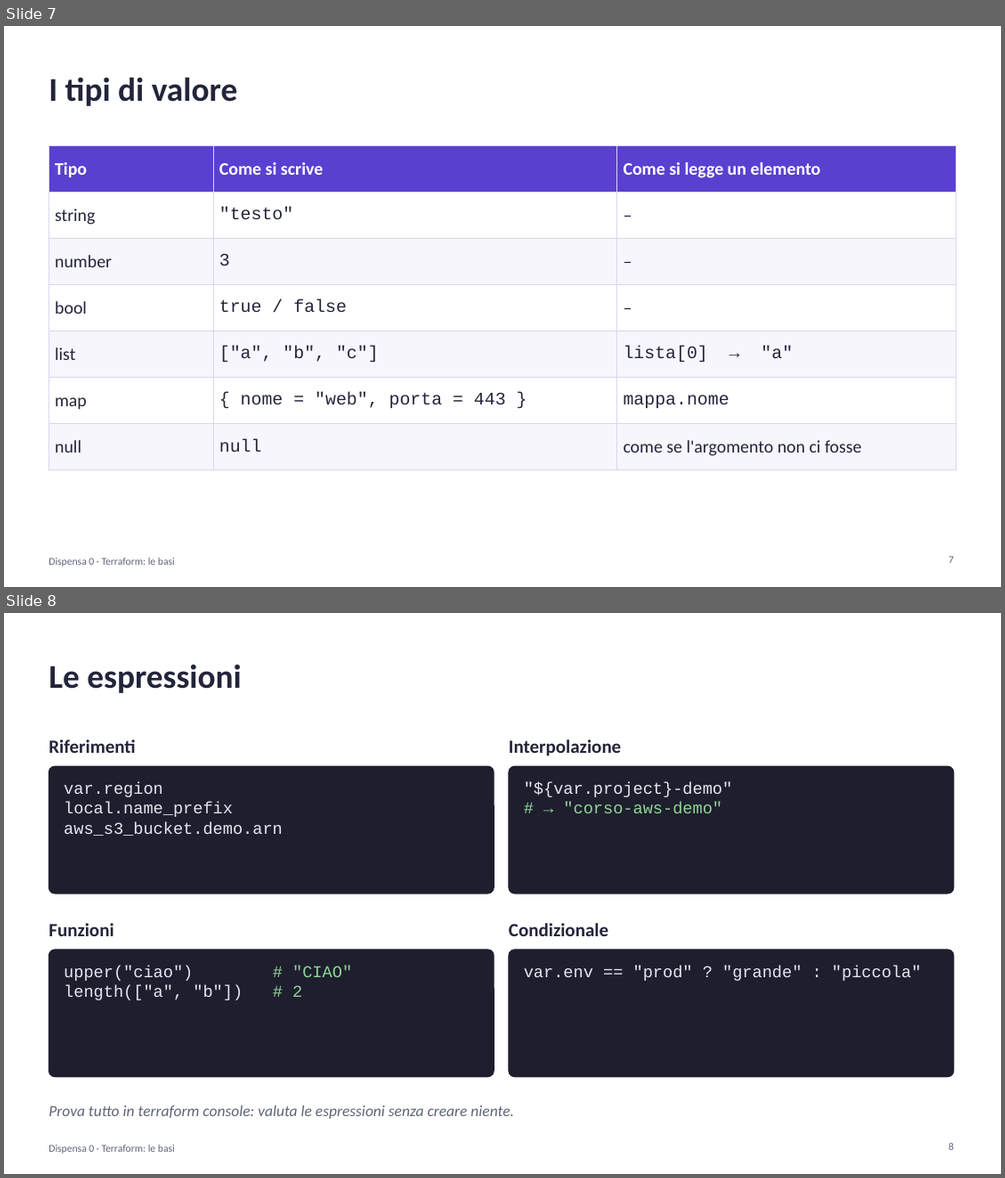
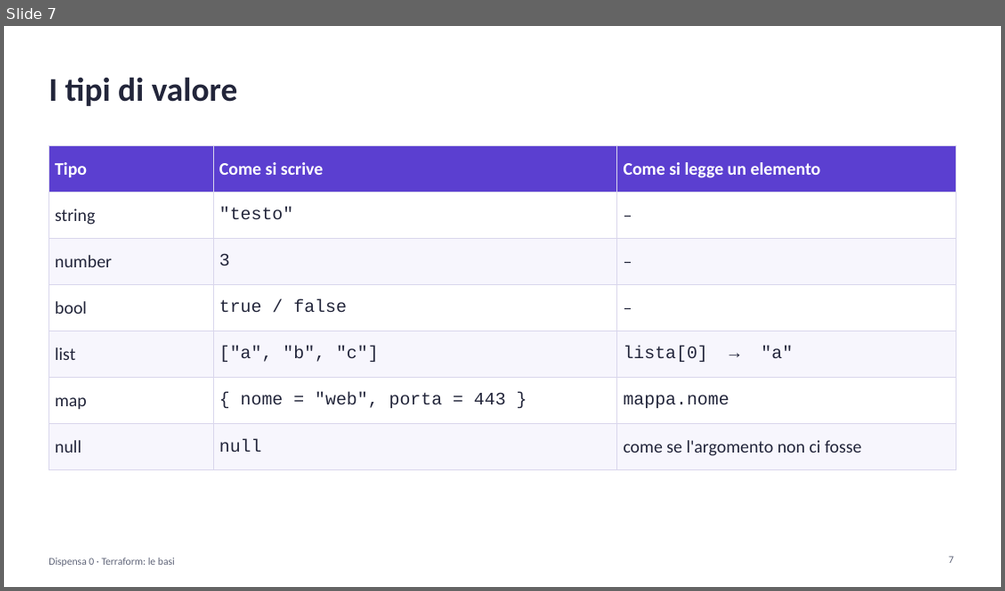
Before and after one commit to cereZ23/aws, a slide deck: slide/slide-0-terraform.pptx. Shown one above the other, each under a label of ours: slides 7 and 8 before the commit, slide 7 after it. The pictures are 1005x1178 and 1005x591 pixels, drawn with LibreOffice and Linux fonts; fonts in the diff are those of the drawing. Boxes give left, top, right and bottom in pixels: in the first picture for what was removed or moved away, otherwise in the second. Text is boxed around its words. In the diff, an @@ line names an element or a change of style, - is before the commit and + after.

Commit message:
Slide: espressioni spiegate una per una

```diff
--- a/slide/slide-0-terraform.pptx
+++ b/slide/slide-0-terraform.pptx
@@ slide 8 removed at box(4, 613, 1001, 1174), background #FFFFFF @@
@@ text removed at box(48, 665, 242, 693) @@
-Le espressioni
@@ text removed at box(48, 739, 135, 753) @@
-Riferimenti
@@ text removed at box(509, 739, 621, 756) @@
-Interpolazione
@@ rounded rectangle removed at box(48, 766, 494, 893) @@
@@ rounded rectangle removed at box(509, 766, 954, 893) @@
@@ text removed at box(64, 782, 283, 835) @@
-var.region
-local.name_prefix
-aws_s3_bucket.demo.arn
@@ text removed at box(524, 782, 733, 813) @@
-"${var.project}-demo"
-# → "corso-aws-demo"
@@ text removed at box(48, 923, 113, 936) @@
-Funzioni
@@ text removed at box(509, 923, 608, 936) @@
-Condizionale
@@ rounded rectangle removed at box(48, 949, 494, 1077) @@
@@ rounded rectangle removed at box(509, 949, 954, 1077) @@
@@ text removed at box(64, 965, 302, 1000) @@
-upper("ciao") # "CIAO"
-length(["a", "b"]) # 2
@@ text removed at box(524, 965, 922, 981) @@
-var.env == "prod" ? "grande" : "piccola"
@@ text removed at box(48, 1105, 514, 1119) @@
-Prova tutto in terraform console: valuta le espressioni senza creare niente.
@@ text removed at box(48, 1144, 175, 1153) @@
-Dispensa 0 · Terraform: le basi
@@ page number removed at box(948, 1143, 954, 1150) @@
-8
```
Also in this commit, not shown: 1 slide changed, 4 slides added, 1 other file.
